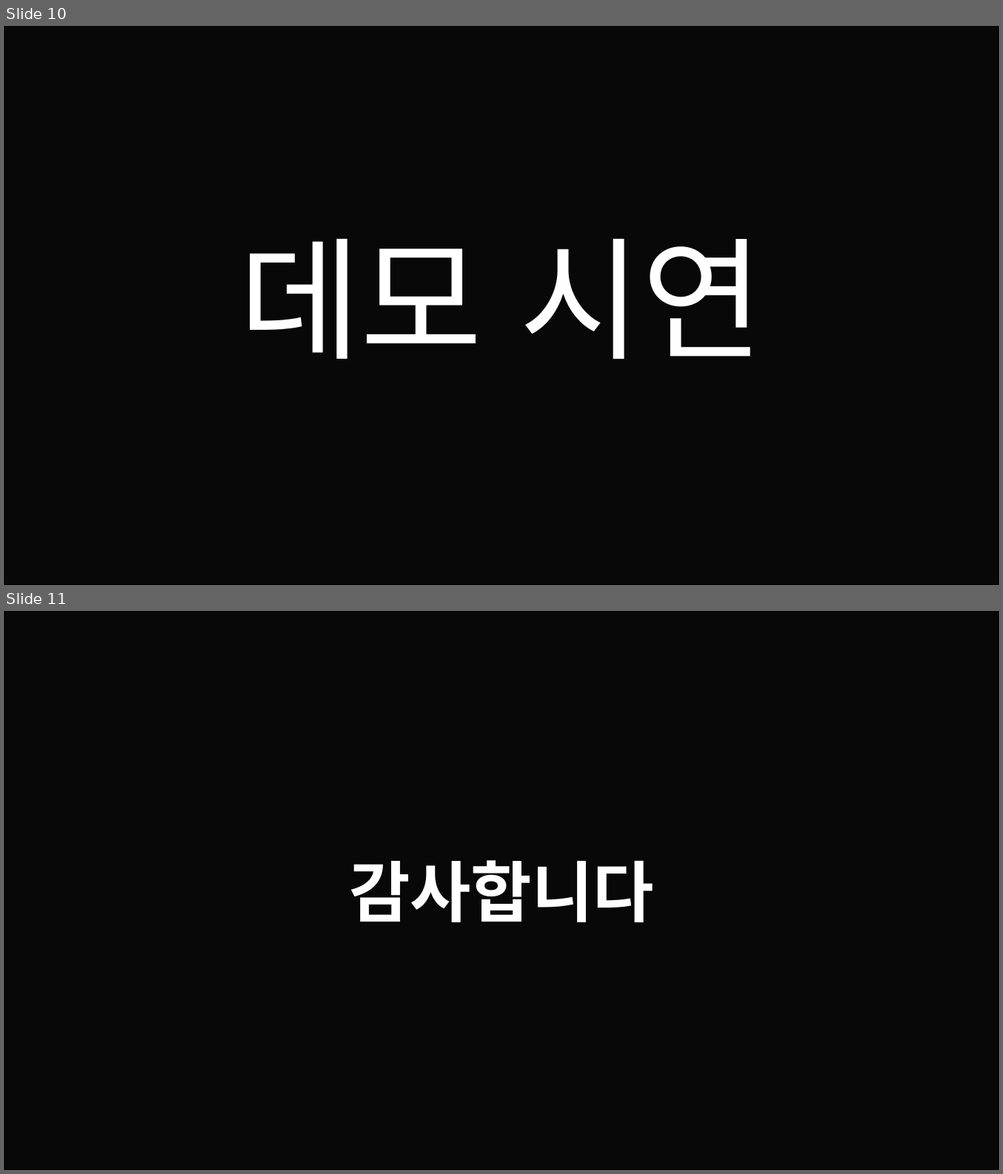
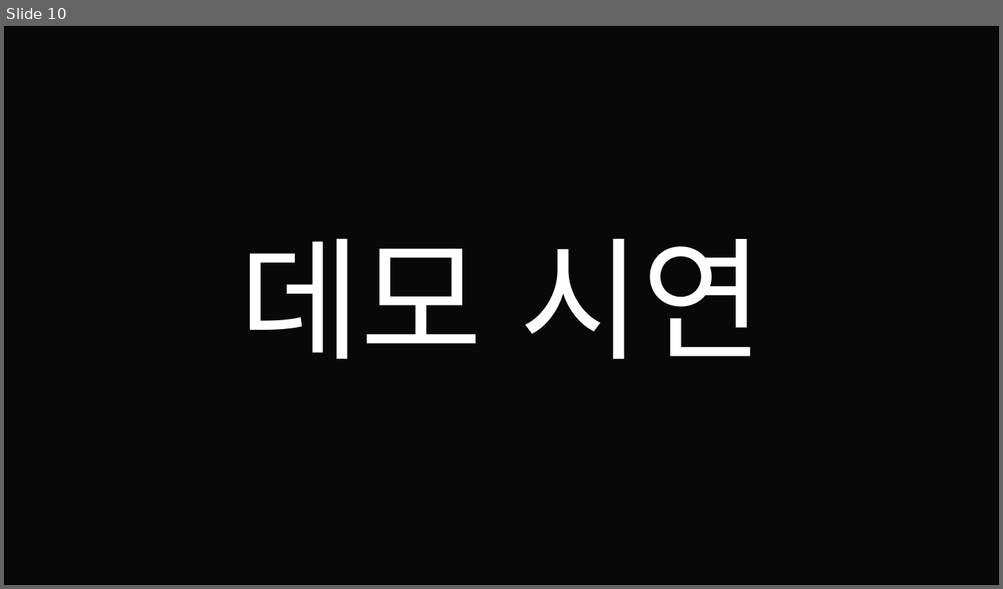
Before and after one commit to Theredhawksings/material, a slide deck: Weekly_Log/HG/프로젝트오푸스_송형규_신성재_중간발표.pptx. Shown one above the other, each under a label of ours: slides 10 and 11 before the commit, slide 10 after it. The pictures are 1003x1174 and 1003x589 pixels, drawn with LibreOffice and Linux fonts; fonts in the diff are those of the drawing; background and template pictures are left out; a plain dark background stands for a picture behind light text. Boxes give left, top, right and bottom in pixels: in the first picture for what was removed or moved away, otherwise in the second. Text is boxed around its words. In the diff, an @@ line names an element or a change of style, - is before the commit and + after.

```diff
--- a/Weekly_Log/HG/프로젝트오푸스_송형규_신성재_중간발표.pptx
+++ b/Weekly_Log/HG/프로젝트오푸스_송형규_신성재_중간발표.pptx
@@ slide 11 removed at (4, 611, 999, 1170), background picture (left out) @@
@@ rectangle removed at (4, 611, 999, 1170) @@
@@ text removed at (349, 860, 654, 923) @@
-감사합니다
```
Also in this commit, not shown: 5 slides changed, 2 slides added, 2 other slides removed, 1 other file.
